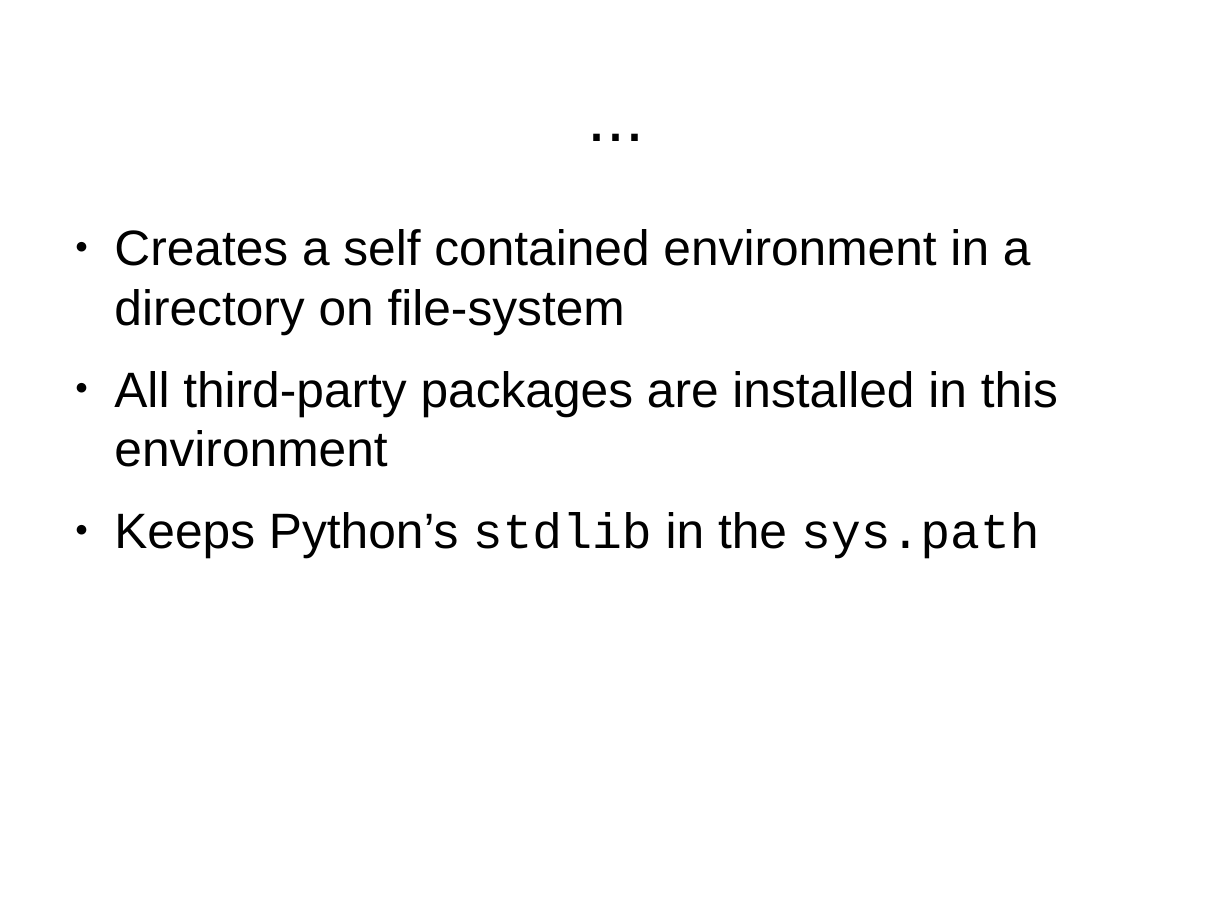
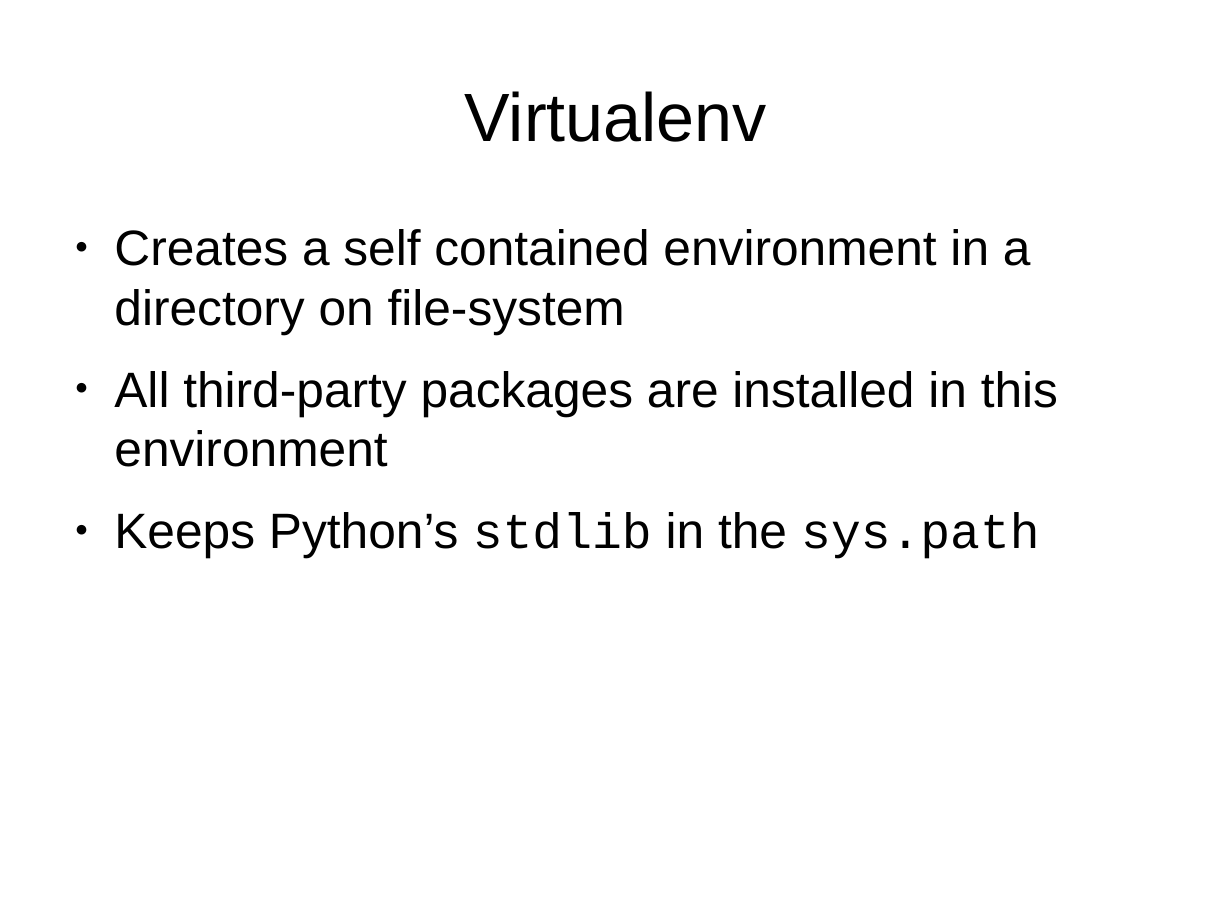
Before and after one commit to gabhijit/Pycon-2018, a slide deck: slide 8 of presentation.odp (slide 9 before the commit). Drawn at 1232x924 pixels with LibreOffice and Linux fonts; fonts in the diff are those of the drawing. Boxes give left, top, right and bottom in pixels: in the first picture for what was removed or moved away, otherwise in the second. Text is boxed around its words. In the diff, an @@ line names an element or a change of style, - is before the commit and + after.

```diff
--- a/presentation.odp
+++ b/presentation.odp
@@ title removed at bbox=[61, 37, 1171, 191] @@
-...
@@ title added at bbox=[465, 91, 767, 142], 44 pt, text #000000 @@
+Virtualenv
```
Also in this commit, not shown: 11 other slides changed, 18 slides added, 2 slides removed.
